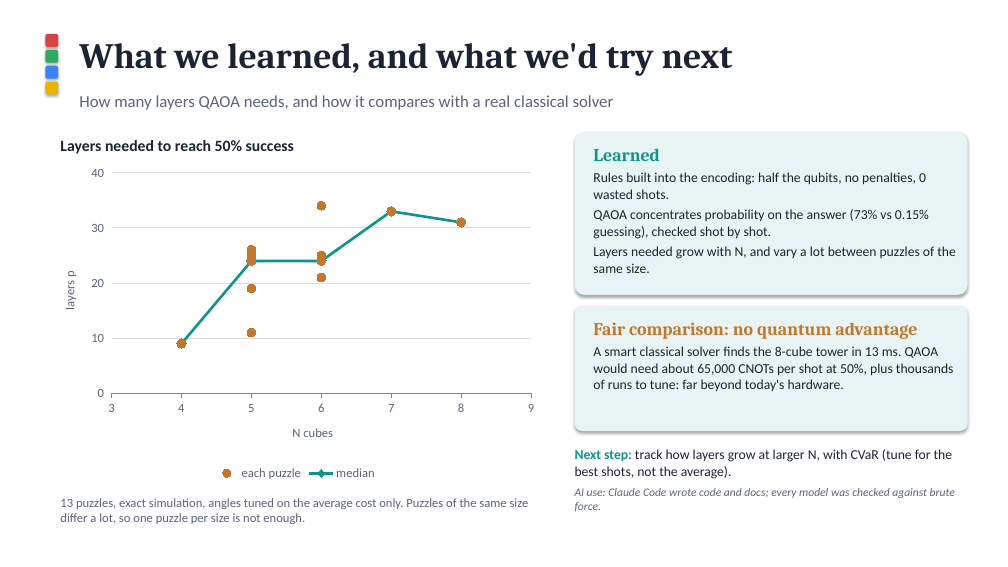
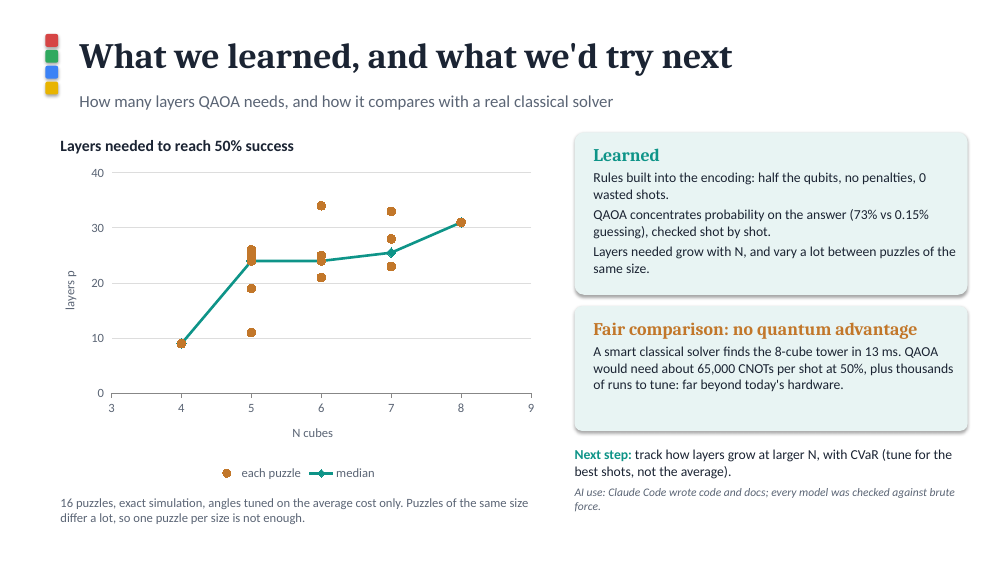
Before and after one commit to rmohanty521/qiskit, a slide deck: slide 8 of slides.pptx. Drawn at 1008x567 pixels with LibreOffice and Linux fonts; fonts in the diff are those of the drawing. Boxes give left, top, right and bottom in pixels: in the first picture for what was removed or moved away, otherwise in the second. Text is boxed around its words. In the diff, an @@ line names an element or a change of style, - is before the commit and + after.

```diff
--- a/slides.pptx
+++ b/slides.pptx
@@ scatter chart at [45,159,544,484] @@
-each puzzle: (4, 9), (5, 24), (5, 26), (5, 11), (5, 19), (5, 25), (6, 21), (6, 34), (6, 24), (6, 25), (6, 24), (7, 33), (8, 31)
+each puzzle: (4, 9), (5, 24), (5, 26), (5, 11), (5, 19), (5, 25), (6, 21), (6, 34), (6, 24), (6, 25), (6, 24), (7, 33), (7, 28), (7, 23), (7, 23), (8, 31)
-median: (4, 9), (5, 24), (6, 24), (7, 33), (8, 31)
+median: (4, 9), (5, 24), (6, 24), (7, 26), (8, 31)
@@ text at [60,498,529,524]: text changed @@
-13 puzzles, exact simulation, angles tuned on the average cost only. Puzzles of the same size differ a lot, so one puzzle per size is not enough.
+16 puzzles, exact simulation, angles tuned on the average cost only. Puzzles of the same size differ a lot, so one puzzle per size is not enough.
```
Also in this commit, not shown: 1 other slide changed, 7 other files.
